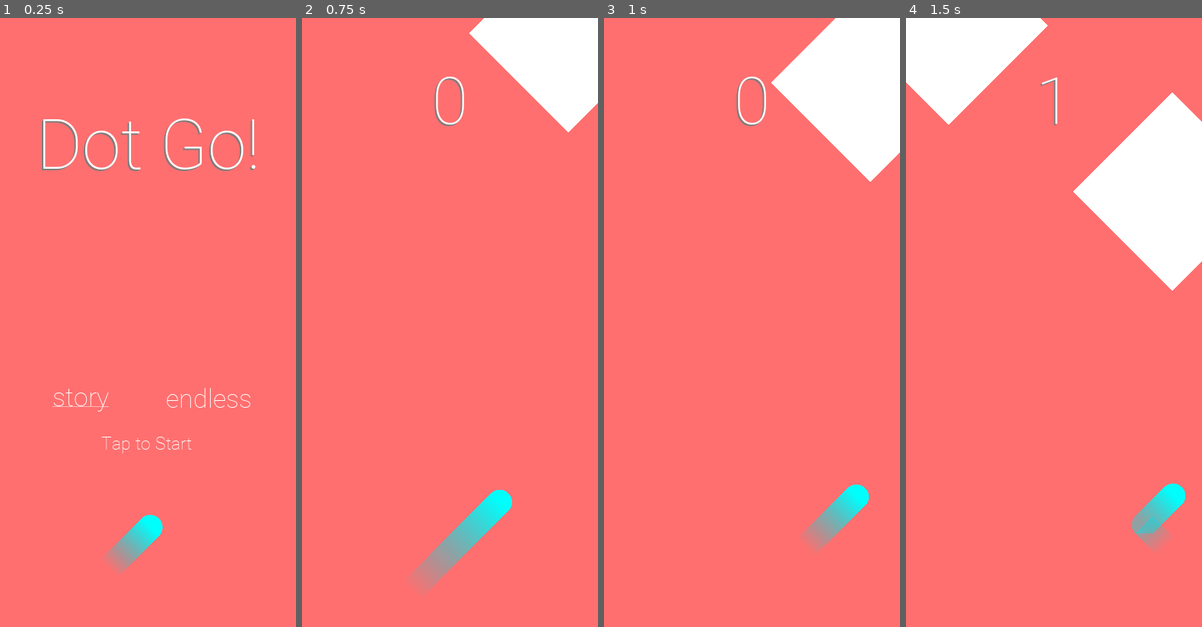
Above: before the commit, frames 1-4 (left to right).
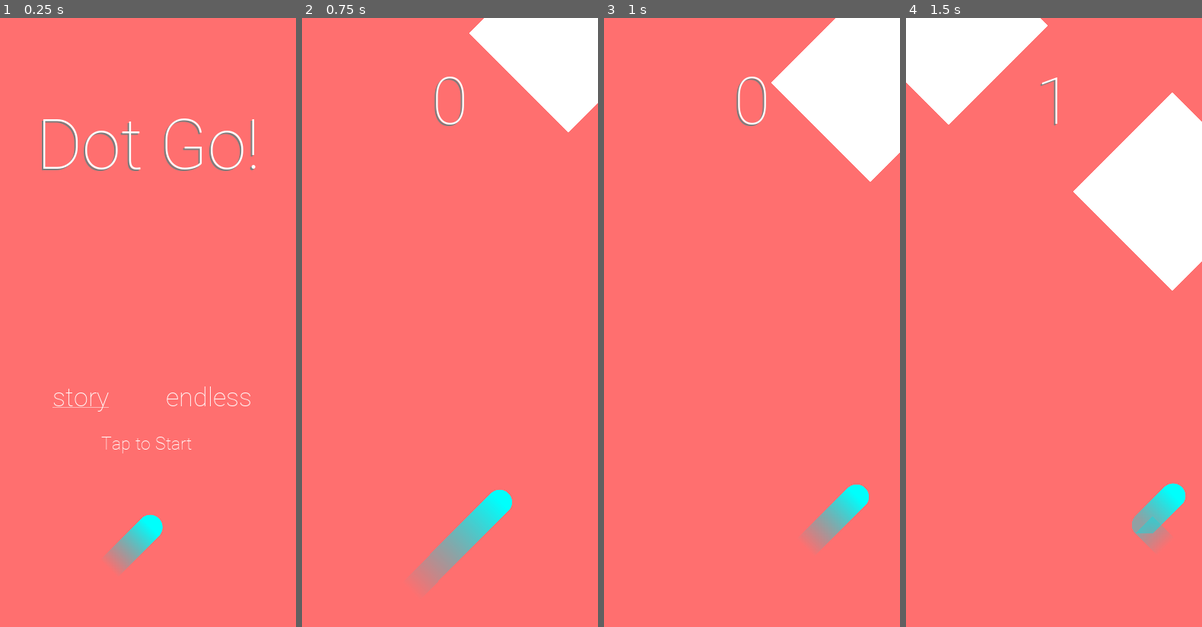
Above: after the commit, the same moments.

Repository: Arivval/Game-Project
Game: Godot game, scene res://main_scene.tscn
Same seed, same stepped clock (60 frames per second), same inputs: the game is played once before the commit and once after it.
Inputs:
- Up to frame 1 (0.25 s): no input
- Up to frame 2 (0.75 s): click "Tap to Start" at 0.5 s
- Up to frame 3 (1 s): no input
- Up to frame 4 (1.5 s): tap Space (switch_direction) at 1.35 s

The runs differ from the first frame. In frame 1, 0.3% of the frame differs, in the area x 17-85%, y 60-64%; in frame 2, nothing differs; in frame 3, nothing differs; in frame 4, nothing differs.

Commit message:
refactored file structure; fixed button text alignment issue

Diff:
--- a/TileFactory.tscn
+++ b/TileFactory.tscn
@@ -1,6 +1,6 @@
 [gd_scene load_steps=2 format=2]
 
-[ext_resource path="res://TileFactory.gd" type="Script" id=1]
+[ext_resource path="res://src/TileFactory.gd" type="Script" id=1]
 
 [node name="Node2D" type="Node2D"]
 script = ExtResource( 1 )
--- a/main_scene.tscn
+++ b/main_scene.tscn
@@ -1,10 +1,10 @@
 [gd_scene load_steps=20 format=2]
 
 [ext_resource path="res://art/player_dot_half.png" type="Texture" id=1]
-[ext_resource path="res://Player.gd" type="Script" id=2]
+[ext_resource path="res://src/Player.gd" type="Script" id=2]
 [ext_resource path="res://font/Roboto-Thin.ttf" type="DynamicFontData" id=3]
-[ext_resource path="res://Main.gd" type="Script" id=4]
-[ext_resource path="res://CanvasLayer.gd" type="Script" id=5]
+[ext_resource path="res://src/Main.gd" type="Script" id=4]
+[ext_resource path="res://src/CanvasLayer.gd" type="Script" id=5]
 [ext_resource path="res://art/exit_button_white.png" type="Texture" id=6]
 [ext_resource path="res://art/restart_button_white.png" type="Texture" id=7]
 [ext_resource path="res://art/restart_button_grey.png" type="Texture" id=8]
@@ -320,10 +320,10 @@
 }
 
 [node name="story_mode_label" type="RichTextLabel" parent="CanvasLayer"]
-margin_left = 95.7219
-margin_top = 663.387
+margin_left = 95.722
+margin_top = 664.0
 margin_right = 213.722
-margin_bottom = 721.387
+margin_bottom = 722.0
 custom_fonts/normal_font = SubResource( 9 )
 bbcode_enabled = true
 bbcode_text = "[u]story[/u]"
@@ -334,9 +334,9 @@
 
 [node name="endless_mode_label" type="RichTextLabel" parent="CanvasLayer"]
 margin_left = 302.754
-margin_top = 666.983
+margin_top = 664.0
 margin_right = 463.754
-margin_bottom = 724.983
+margin_bottom = 722.0
 custom_fonts/normal_font = SubResource( 9 )
 bbcode_enabled = true
 bbcode_text = "[u]endless[/u]"
@@ -361,9 +361,9 @@
 
 [node name="endless_mode_selector" type="Button" parent="CanvasLayer"]
 margin_left = 296.811
-margin_top = 664.017
+margin_top = 663.017
 margin_right = 466.811
-margin_bottom = 727.017
+margin_bottom = 726.017
 focus_mode = 0
 custom_fonts/font = SubResource( 10 )
 enabled_focus_mode = 0
Renamed: CanvasLayer.gd -> src/CanvasLayer.gd
Renamed: Main.gd -> src/Main.gd
Renamed: Player.gd -> src/Player.gd
Renamed: TileFactory.gd -> src/TileFactory.gd
